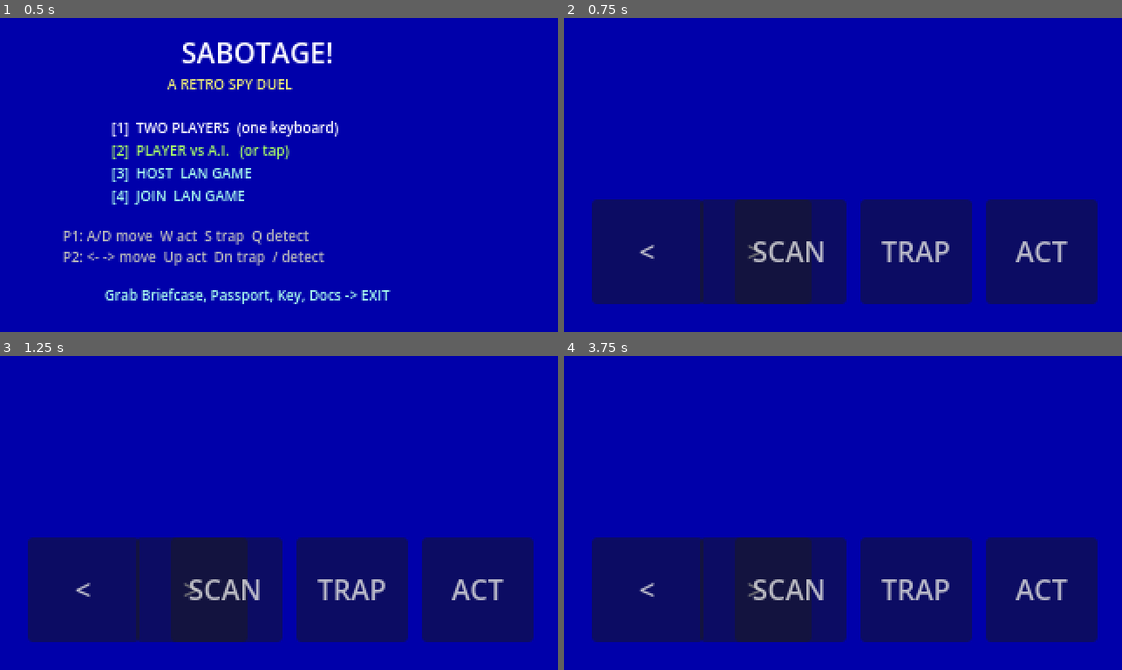
Above: before the commit, frames 1-4 (two rows, left to right).
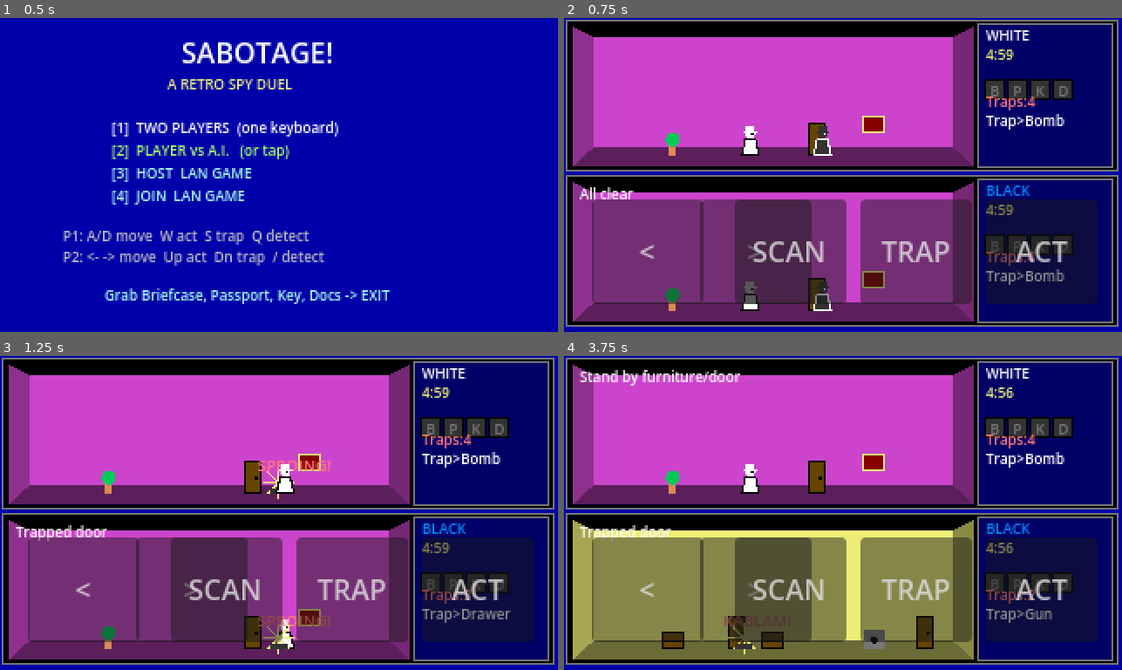
Above: after the commit, the same moments.

Repository: CyberbobSweden/Sabotage
Game: Godot game, scene res://scenes/Main.tscn
Two runs of this game, one before a commit and one after it. Both use one fixed random seed, a clock stepped at 60 frames per second and the inputs below.
Inputs (mouse positions are in pixels of both pictures, inside the frame that each line leads up to):
- Up to frame 1 (0.5 s): no input
- Up to frame 2 (0.75 s): tap Enter at 0.5 s; move the mouse to (965, 159) at 0.52 s; hold D (p1_right) from 0.53 s (still down); tap W (p1_action) at 0.6 s; click (965, 159) at 0.67 s
- Up to frame 3 (1.25 s): keep holding D (p1_right); tap Space at 0.77 s
- Up to frame 4 (3.75 s): move the mouse to (731, 528) at 1.27 s; release D (p1_right) at 1.28 s; hold A (p1_left) 1.28-2 s; tap Q (p1_detect) at 1.35 s; tap Space at 1.52 s; click "<" at 2 s; click ">" at 2.75 s; move the mouse to (898, 443) at 3.52 s; hold D (p1_right) from 3.53 s (still down); tap S (p1_trap) at 3.6 s

Frame 1 is identical in both runs. In frame 2, 95% of the frame differs, in the area x 0-100%, y 0-99%; in frame 3, 95%; in frame 4, 95%.
Error before the commit: Parse Error: Cannot infer the type of "is_exit" variable because the value doesn't have a set type. (res://scripts/render/Renderer.gd:54)

Commit message:
fix renderer parse error

Diff:
--- a/scripts/render/Renderer.gd
+++ b/scripts/render/Renderer.gd
@@ -51,7 +51,7 @@
 	for dir in room.doors.keys():
 		var info: Dictionary = room.doors[dir]
 		var dx: float = lane_to_x.call(float(info["lane"]))
-		var is_exit := dir == Room.EXIT_DIR
+		var is_exit: bool = dir == Room.EXIT_DIR
 		_draw_door(ci, dx, walk_y, is_exit)
 		var trap := room.door_trap(dir)
 		if trap != null and trap.armed and trap.is_known_to(viewer.id):
